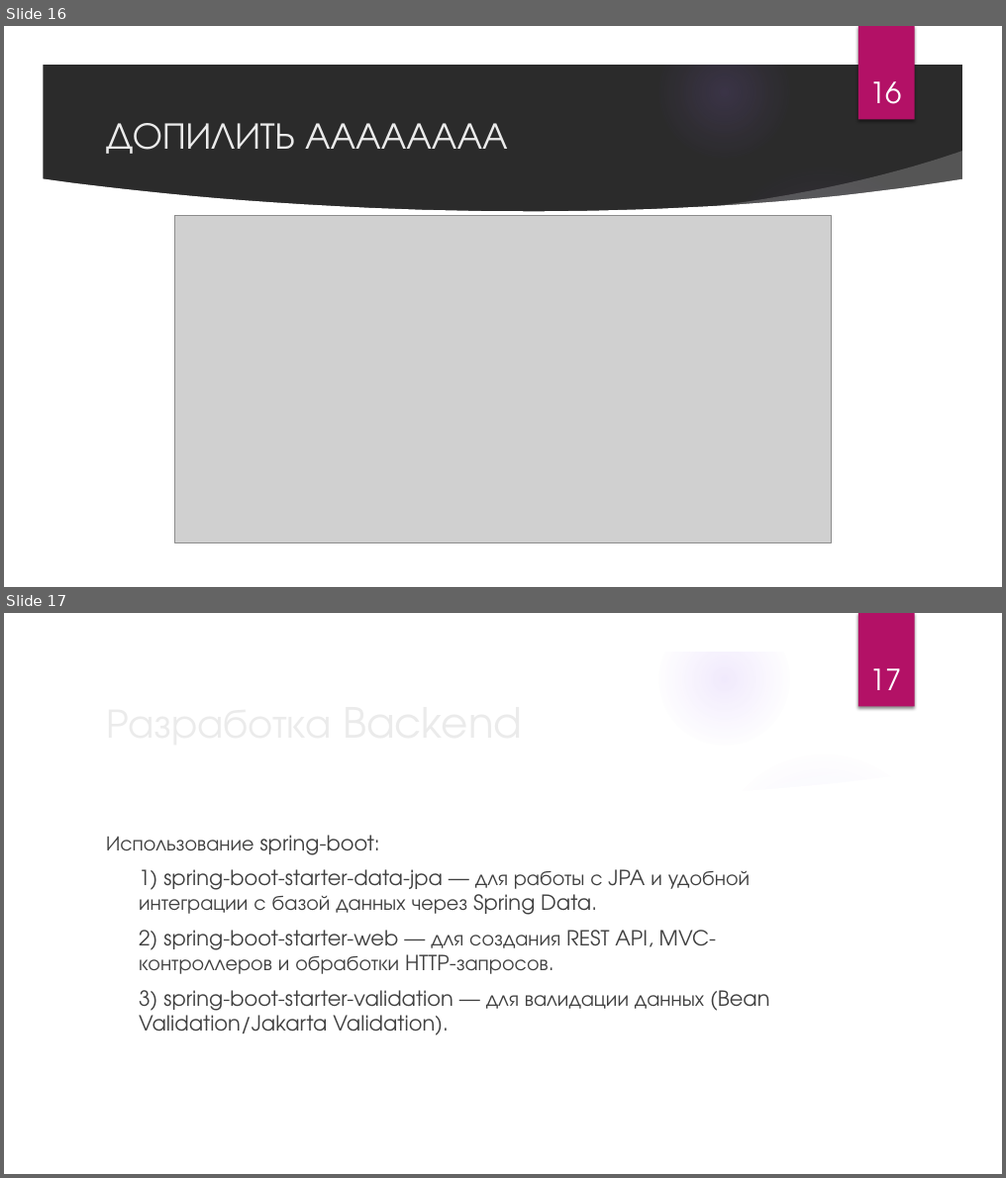
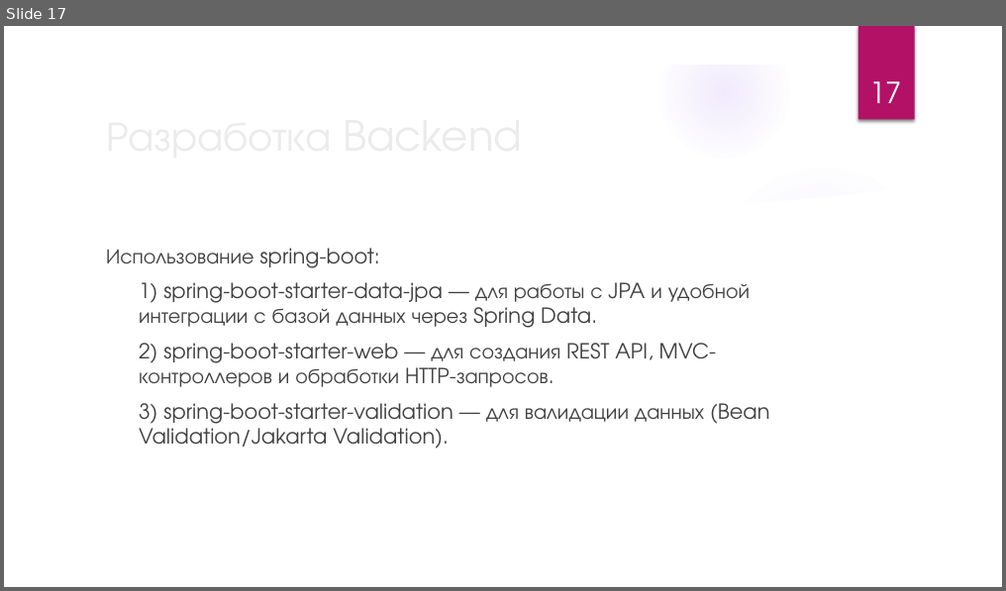
Before and after one commit to saf-kyoma/Katalog_knig, a slide deck: Разработка_Веб_Приложения_каталога_книг_на_Java_с_базой.pptx. Shown one above the other, each under a label of ours: slides 16 and 17 before the commit, slide 17 after it. The pictures are 1006x1178 and 1006x591 pixels, drawn with LibreOffice and Linux fonts; fonts in the diff are those of the drawing; grey boxes stand for pictures; background and template pictures are left out; a plain dark background stands for a picture behind light text. Boxes give left, top, right and bottom in pixels: in the first picture for what was removed or moved away, otherwise in the second. Text is boxed around its words. In the diff, an @@ line names an element or a change of style, - is before the commit and + after.

```diff
--- a/Разработка_Веб_Приложения_каталога_книг_на_Java_с_базой.pptx
+++ b/Разработка_Веб_Приложения_каталога_книг_на_Java_с_базой.pptx
@@ slide 16 removed at (4,26,1002,587), background picture (left out); not listed: 9 template elements that a slide beside it also shows @@
@@ page number removed at (869,81,902,104) @@
-16
@@ title removed at (106,123,508,154) @@
-ДОПИЛИТЬ АААААААА
@@ picture removed at (174,215,831,544) @@
```
Also in this commit, not shown: 1 slide changed, 1 slide added, 1 other slide removed, 1 other file.
